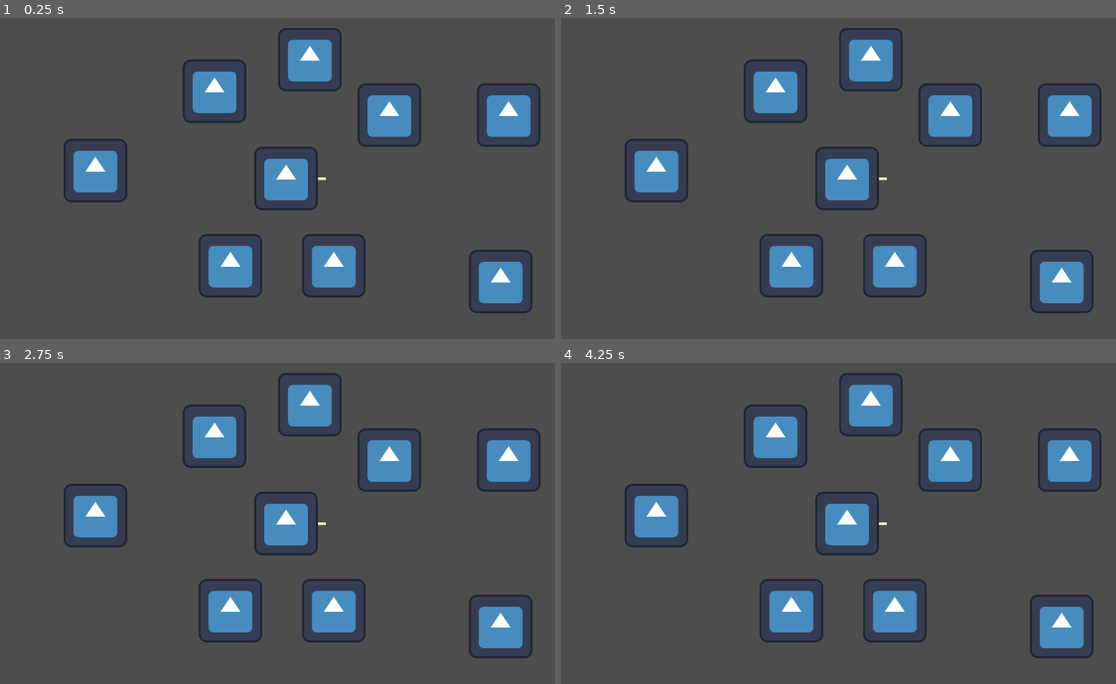
Above: before the commit, frames 1-4 (two rows, left to right).
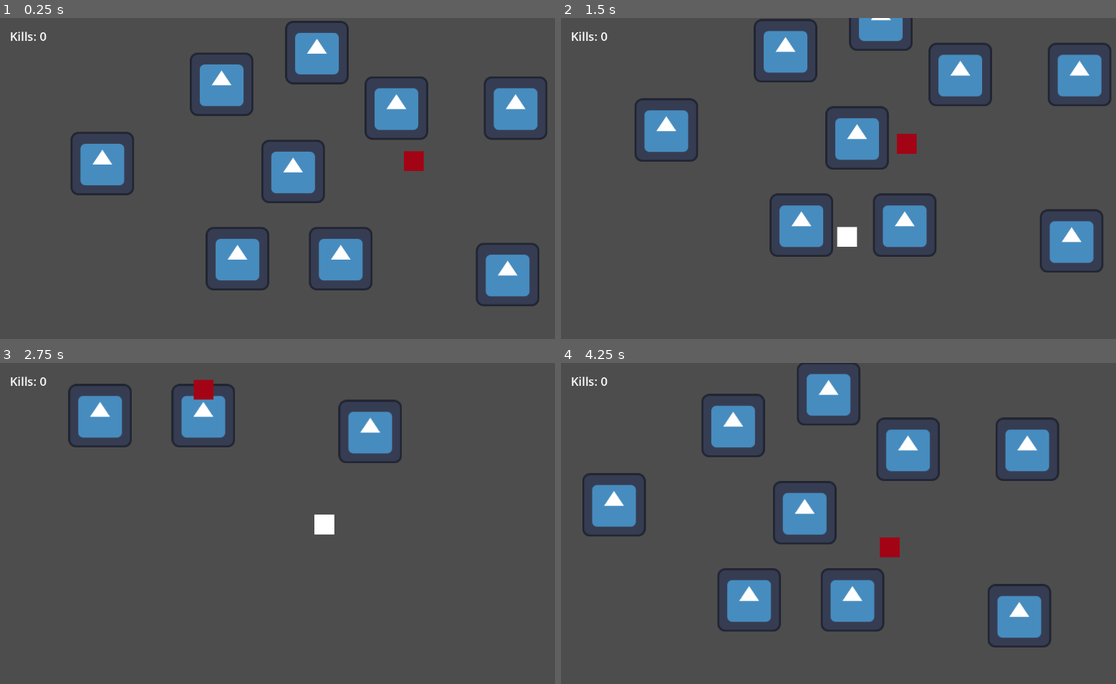
Above: after the commit, the same moments.

Repository: rodrigosqrt3/Sang-et-Soie
Game: Godot game, scene res://world.tscn
Same seed, same stepped clock (60 frames per second), same inputs: the game is played once before the commit and once after it. This scene is started directly instead of the project's main scene. The engine's default icon, where the game draws it, is replaced by a stand-in: a white triangle on a blue panel in a dark square.
Inputs (mouse positions are in pixels of both pictures, inside the frame that each line leads up to):
- Up to frame 1 (0.25 s): no input
- Up to frame 2 (1.5 s): move the mouse to (971, 162) at 0.52 s; hold D (right) 0.53-1.28 s; click (971, 162) at 0.6 s; tap Space (dash) at 0.8, 1.35 s; move the mouse to (733, 194) at 1.27 s; hold S (down) from 1.28 s (still down)
- Up to frame 3 (2.75 s): click (172, 539) at 1.55 s; move the mouse to (344, 452) at 2.02 s; release S (down) at 2.03 s; hold D (right) from 2.03 s (still down); click (344, 452) at 2.1 s; tap Space (dash) at 2.3 s
- Up to frame 4 (4.25 s): move the mouse to (816, 587) at 2.77 s; release D (right) at 2.78 s; hold W (up) 2.78-3.53 s; tap Space (dash) at 2.85, 3.8 s; click (816, 587) at 3.05 s; move the mouse to (1016, 571) at 3.52 s; hold A (left) from 3.53 s (still down); click (1016, 571) at 3.6 s

The runs differ from the first frame. In frame 1, 12% of the frame differs, in the area x 1-99%, y 0-92%; in frame 2, 22%; in frame 3, 15%; in frame 4, 22%, in the area x 1-98%, y 0-92%.

Commit message:
Add files via upload

Diff:
--- /dev/null
+++ b/enemy.gd
@@ -0,0 +1,82 @@
+extends CharacterBody2D
+
+# Enemy stats
+const MAX_HEALTH: int = 3
+var current_health: int = MAX_HEALTH
+
+# Movement speed (when chasing the player)
+const SPEED: float = 120.0
+
+# Knockback stats
+var knockback_velocity: Vector2 = Vector2.ZERO
+const KNOCKBACK_DECAY: float = 15.0 # How fast the knockback slows down (friction)
+
+# Color variables for the hit flash effect
+const RED_COLOR = Color(0.6, 0.0, 0.0)
+const FLASH_COLOR = Color.WHITE
+
+# References to nodes
+@onready var hurtbox: Area2D = $Hurtbox
+@onready var color_rect: ColorRect = $ColorRect
+
+func _ready() -> void:
+	# Programmatically connect the Hurtbox signal when an Area enters it
+	hurtbox.area_entered.connect(_on_hurtbox_area_entered)
+
+func _physics_process(delta: float) -> void:
+	# 1. If we have active knockback, apply it and decay it over time
+	if knockback_velocity.length() > 10.0:
+		velocity = knockback_velocity
+		# Smoothly reduce the knockback velocity towards Vector2.ZERO using delta-time
+		knockback_velocity = knockback_velocity.move_toward(Vector2.ZERO, KNOCKBACK_DECAY * delta * 150.0)
+		move_and_slide()
+		return
+
+	# 2. Find the player using the global "player" group
+	var players = get_tree().get_nodes_in_group("player")
+
+	if players.size() > 0:
+		var player = players[0] as CharacterBody2D
+
+		# Calculate the direction vector pointing from the enemy to the player
+		var direction = global_position.direction_to(player.global_position)
+
+		# Move toward the player using built-in physics
+		velocity = direction * SPEED
+		move_and_slide()
+
+# This function runs automatically whenever a physical area overlaps our Hurtbox
+func _on_hurtbox_area_entered(area: Area2D) -> void:
+	# Check if the area that entered is the player's weapon (AttackArea)
+	if area.name == "AttackArea":
+		take_damage(1)
+
+func take_damage(amount: int) -> void:
+	current_health -= amount
+	print("Enemy took damage! Remaining HP: ", current_health)
+
+	# Calculate Knockback: Vector from player position to enemy position (normalized)
+	var players = get_tree().get_nodes_in_group("player")
+	if players.size() > 0:
+		var player = players[0] as CharacterBody2D
+		var knockback_direction = (global_position - player.global_position).normalized()
+		# Instantly apply a massive velocity burst in the opposite direction
+		knockback_velocity = knockback_direction * 1000.0
+
+	# Visual feedback: Hit Flash (temporarily flash white)
+	color_rect.color = FLASH_COLOR
+	await get_tree().create_timer(0.08).timeout
+	color_rect.color = RED_COLOR
+
+	# Death check
+	if current_health <= 0:
+		die()
+
+func die() -> void:
+	print("Enemy defeated!")
+
+	# Safely notify the parent (World) to add score before this node is deleted
+	if get_parent().has_method("add_score"):
+		get_parent().add_score(1)
+
+	queue_free() # Destroys this enemy node completely from the game world
--- /dev/null
+++ b/enemy.tscn
@@ -0,0 +1,35 @@
+[gd_scene format=3 uid="uid://cvpnqx4lfaogd"]
+
+[ext_resource type="Script" uid="uid://ck3b5b063kh4p" path="res://enemy.gd" id="1_7k104"]
+
+[sub_resource type="RectangleShape2D" id="RectangleShape2D_7xaro"]
+size = Vector2(40, 40)
+
+[sub_resource type="RectangleShape2D" id="RectangleShape2D_7k104"]
+size = Vector2(44, 44)
+
+[sub_resource type="RectangleShape2D" id="RectangleShape2D_4gyqm"]
+size = Vector2(42, 42)
+
+[node name="enemy" type="CharacterBody2D" unique_id=1642175314]
+script = ExtResource("1_7k104")
+
+[node name="ColorRect" type="ColorRect" parent="." unique_id=1987456172]
+offset_left = -20.0
+offset_top = -20.0
+offset_right = 20.0
+offset_bottom = 20.0
+color = Color(0.6392157, 0.015686275, 0.08235294, 1)
+
+[node name="CollisionShape2D" type="CollisionShape2D" parent="." unique_id=2035057253]
+shape = SubResource("RectangleShape2D_7xaro")
+
+[node name="Hurtbox" type="Area2D" parent="." unique_id=368258637]
+
+[node name="CollisionShape2D2" type="CollisionShape2D" parent="Hurtbox" unique_id=50202206]
+shape = SubResource("RectangleShape2D_7k104")
+
+[node name="Hitbox" type="Area2D" parent="." unique_id=600228597]
+
+[node name="CollisionShape2D" type="CollisionShape2D" parent="Hitbox" unique_id=1678979965]
+shape = SubResource("RectangleShape2D_4gyqm")
--- /dev/null
+++ b/enemy_spawner.gd
@@ -0,0 +1,32 @@
+extends Node2D
+
+# Preload the enemy scene so we can create instances of it programmatically
+const ENEMY_SCENE = preload("res://enemy.tscn")
+
+# Reference to our Timer node
+@onready var spawn_timer: Timer = $SpawnTimer
+
+func _ready() -> void:
+	# Programmatically connect the timer's timeout signal to our spawn function
+	spawn_timer.timeout.connect(_on_spawn_timer_timeout)
+
+	# Start the timer to trigger every 4.0 seconds (adjust this to make the game harder!)
+	spawn_timer.start(4.0)
+
+func _on_spawn_timer_timeout() -> void:
+	spawn_enemy()
+
+func spawn_enemy() -> void:
+	# 1. Instantiate (create a clone of) the enemy scene in memory
+	var enemy_instance = ENEMY_SCENE.instantiate() as CharacterBody2D
+
+	# 2. Generate a random spawn position (math using random range in pixels)
+	# This keeps enemies spawning inside a specific play area
+	var spawn_x = randf_range(100.0, 700.0)
+	var spawn_y = randf_range(100.0, 500.0)
+	enemy_instance.global_position = Vector2(spawn_x, spawn_y)
+
+	# 3. Add the newly created enemy to the World scene (our parent)
+	get_parent().add_child(enemy_instance)
+
+	print("New enemy spawned at: ", enemy_instance.global_position)
--- /dev/null
+++ b/player.gd
@@ -0,0 +1,96 @@
+extends CharacterBody2D
+
+# Movement stats
+const SPEED: float = 300.0
+const DASH_SPEED: float = 1200.0
+const DASH_DURATION: float = 0.15
+
+# Player health stats
+const MAX_HEALTH: int = 3
+var current_health: int = MAX_HEALTH
+
+# Color variables for visual feedback
+const EMERALD_GREEN = Color(0.14, 0.45, 0.23) # Emerald green (approx. #24733b)
+const DAMAGE_COLOR = Color.RED                 # Red flash on hit
+
+# State variables
+var is_dashing: bool = false
+var is_attacking: bool = false
+
+# References to nodes
+@onready var attack_pivot: Node2D = $AttackPivot
+@onready var attack_area: Area2D = $AttackPivot/AttackArea
+@onready var hurtbox: Area2D = $Hurtbox
+@onready var color_rect: ColorRect = $ColorRect
+
+func _ready() -> void:
+	# Hide and disable the attack hitbox at start
+	attack_area.visible = false
+	attack_area.monitorable = false
+	attack_area.monitoring = false
+
+	# Connect the player's Hurtbox signal to detect incoming enemy attacks
+	hurtbox.area_entered.connect(_on_hurtbox_area_entered)
+
+func _physics_process(_delta: float) -> void:
+	# If dashing, bypass normal movement and attack inputs
+	if is_dashing:
+		move_and_slide()
+		return
+
+	# Standard 8-way movement
+	var direction := Input.get_vector("left", "right", "up", "down")
+	velocity = direction * SPEED
+
+	# Trigger Dash (Spacebar)
+	if Input.is_action_just_pressed("dash") and direction != Vector2.ZERO:
+		start_dash(direction)
+
+	# Trigger Attack (Left Mouse Button)
+	if Input.is_action_just_pressed("attack") and not is_attacking:
+		start_attack()
+
+	move_and_slide()
+
+func start_dash(dash_direction: Vector2) -> void:
+	is_dashing = true
+	velocity = dash_direction * DASH_SPEED
+	await get_tree().create_timer(DASH_DURATION).timeout
+	is_dashing = false
+
+func start_attack() -> void:
+	is_attacking = true
+	var mouse_position := get_global_mouse_position()
+	attack_pivot.look_at(mouse_position)
+	attack_area.visible = true
+	attack_area.monitorable = true
+	attack_area.monitoring = true
+	await get_tree().create_timer(0.15).timeout
+	attack_area.visible = false
+	attack_area.monitorable = false
+	attack_area.monitoring = false
+	is_attacking = false
+
+# This function runs automatically when an Area enters the Player's Hurtbox
+func _on_hurtbox_area_entered(area: Area2D) -> void:
+	# If the area that hit us is the enemy's damage area (Hitbox)
+	if area.name == "Hitbox":
+		take_damage(1)
+
+func take_damage(amount: int) -> void:
+	current_health -= amount
+	print("Player hit! Remaining HP: ", current_health)
+
+	# Visual feedback: Flash Red when taking damage
+	color_rect.color = DAMAGE_COLOR
+	await get_tree().create_timer(0.1).timeout
+	color_rect.color = EMERALD_GREEN
+
+	# Death check
+	if current_health <= 0:
+		die()
+
+func die() -> void:
+	print("Player died! Returning to the start of the loop...")
+	# Reloads the current scene to simulate the "death loop" resetting
+	get_tree().reload_current_scene()
--- a/player.tscn
+++ b/player.tscn
@@ -1,6 +1,6 @@
 [gd_scene format=3 uid="uid://dqtnpgsu840po"]
 
-[ext_resource type="Script" uid="uid://vqxtkwglnumq" path="res://character_body_2d.gd" id="1_4flbx"]
+[ext_resource type="Script" uid="uid://vqxtkwglnumq" path="res://player.gd" id="1_4flbx"]
 
 [sub_resource type="RectangleShape2D" id="RectangleShape2D_4flbx"]
 size = Vector2(40, 40)
@@ -8,7 +8,10 @@
 [sub_resource type="RectangleShape2D" id="RectangleShape2D_onrkg"]
 size = Vector2(50, 5)
 
-[node name="CharacterBody2D" type="CharacterBody2D" unique_id=1755139071]
+[sub_resource type="RectangleShape2D" id="RectangleShape2D_i3pqv"]
+size = Vector2(42, 42)
+
+[node name="CharacterBody2D" type="CharacterBody2D" unique_id=1755139071 groups=["player"]]
 script = ExtResource("1_4flbx")
 
 [node name="ColorRect" type="ColorRect" parent="." unique_id=763273463]
@@ -37,3 +40,8 @@
 [node name="CollisionShape2D" type="CollisionShape2D" parent="AttackPivot/AttackArea" unique_id=2049674577]
 position = Vector2(55, 0)
 shape = SubResource("RectangleShape2D_onrkg")
+
+[node name="Hurtbox" type="Area2D" parent="." unique_id=680209074]
+
+[node name="CollisionShape2D" type="CollisionShape2D" parent="Hurtbox" unique_id=1417809282]
+shape = SubResource("RectangleShape2D_i3pqv")
--- /dev/null
+++ b/world.gd
@@ -0,0 +1,20 @@
+extends Node2D
+
+# Global score variable
+var score: int = 0
+
+# Reference to the UI label
+@onready var score_label: Label = $UI/ScoreLabel
+
+func _ready() -> void:
+	# Ensure the UI text starts correctly
+	update_score_ui()
+
+# Function called by enemies when they die
+func add_score(amount: int) -> void:
+	score += amount
+	update_score_ui()
+
+# Updates the text shown on screen
+func update_score_ui() -> void:
+	score_label.text = "Kills: " + str(score)
--- a/world.tscn
+++ b/world.tscn
@@ -1,7 +1,10 @@
 [gd_scene format=4 uid="uid://bp7w8feq26nws"]
 
+[ext_resource type="Script" uid="uid://dhkoltu7rohr7" path="res://world.gd" id="1_036b0"]
 [ext_resource type="PackedScene" uid="uid://dqtnpgsu840po" path="res://player.tscn" id="1_f3sb7"]
 [ext_resource type="Texture2D" uid="uid://b2xrk4awhemv4" path="res://icon.svg" id="2_fj7yv"]
+[ext_resource type="PackedScene" uid="uid://cvpnqx4lfaogd" path="res://enemy.tscn" id="3_tlwt5"]
+[ext_resource type="Script" uid="uid://b60d2yjjgmcqt" path="res://enemy_spawner.gd" id="4_aqk2v"]
 
 [sub_resource type="TileSetAtlasSource" id="TileSetAtlasSource_tlwt5"]
 texture = ExtResource("2_fj7yv")
@@ -77,10 +80,29 @@
 physics_layer_0/collision_layer = 1
 sources/0 = SubResource("TileSetAtlasSource_tlwt5")
 
-[node name="world" type="Node2D" unique_id=1992204028]
+[node name="World" type="Node2D" unique_id=1992204028]
+script = ExtResource("1_036b0")
 
 [node name="CharacterBody2D" parent="." unique_id=1755139071 instance=ExtResource("1_f3sb7")]
 
 [node name="WallMap" type="TileMapLayer" parent="." unique_id=1978645290]
 tile_map_data = PackedByteArray("AAD8//z/AAAAAAAAAAD8//3/AAAAAAEAAAD8//7/AAAAAAIAAAD8////AAAAAAMAAAD8/wAAAAAAAAQAAAD8/w …(9136 unchanged characters)…
 tile_set = SubResource("TileSet_f3sb7")
+
+[node name="enemy" parent="." unique_id=1642175314 instance=ExtResource("3_tlwt5")]
+position = Vector2(273, -25)
+
+[node name="EnemySpawner" type="Node2D" parent="." unique_id=826041708]
+script = ExtResource("4_aqk2v")
+
+[node name="SpawnTimer" type="Timer" parent="EnemySpawner" unique_id=2133715108]
+
+[node name="UI" type="CanvasLayer" parent="." unique_id=1830655745]
+
+[node name="ScoreLabel" type="Label" parent="UI" unique_id=1257890686]
+offset_left = 20.0
+offset_top = 20.0
+offset_right = 94.0
+offset_bottom = 54.0
+theme_override_font_sizes/font_size = 24
+text = "Kills: 0"
Not shown, added: enemy.gd.uid
Not shown, added: enemy_spawner.gd.uid
Not shown, added: player.gd.uid
Not shown, added: world.gd.uid
